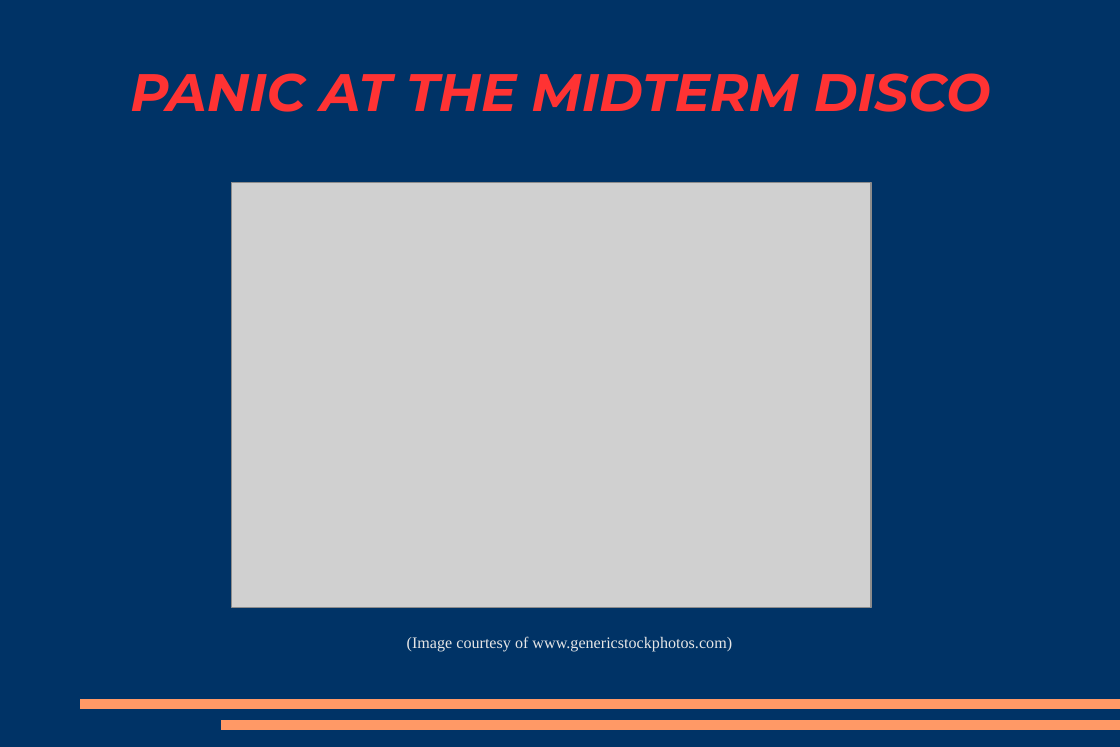
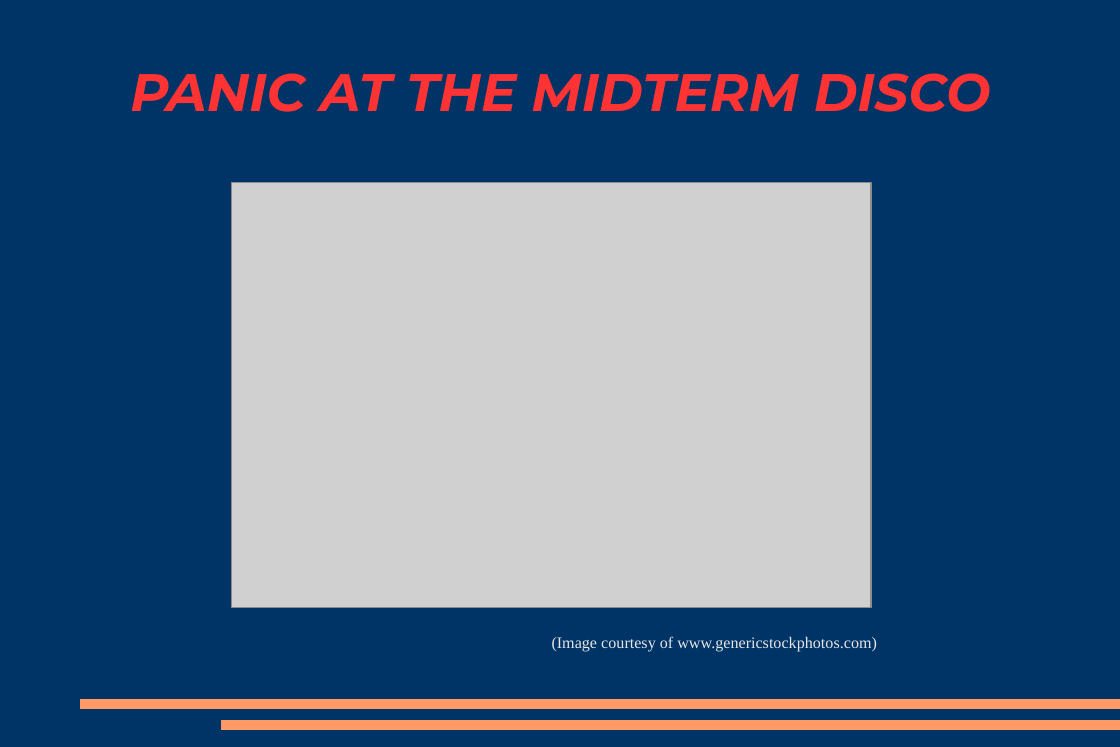
Before and after one commit to OmegaSheep/307project, a slide deck: slide 2 of Presentation.odp. Drawn at 1120x747 pixels with LibreOffice and Linux fonts; fonts in the diff are those of the drawing; grey boxes stand for pictures. Boxes give left, top, right and bottom in pixels: in the first picture for what was removed or moved away, otherwise in the second. Text is boxed around its words. In the diff, an @@ line names an element or a change of style, - is before the commit and + after.

```diff
--- a/Presentation.odp
+++ b/Presentation.odp
@@ text "(Image courtesy of www.genericstockphotos.com)" at (552,636,877,652): list level 1 to 6 in "(Image courtesy of www.genericstockphotos.com)" @@
```
Also in this commit, not shown: 3 other slides changed, 1 slide added, 1 other file.
